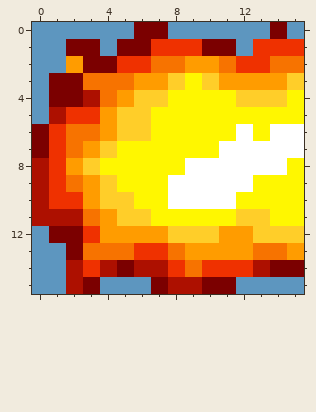
A pixel-art sprite gets an edit: game/src/main/resources/cyberpro/game/view/blast/blastLeftTip.png. That is the earlier state.
The file is 16x16 pixels.
New version:
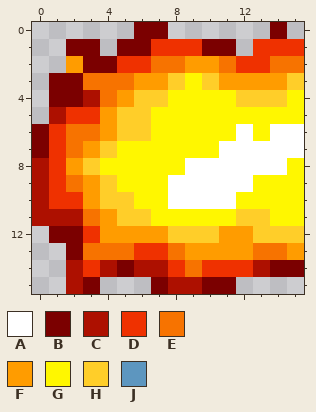
Palette (. is transparent): A #ffffff  B #7b0000  C #ad1000  D #ef3100  E #f77300  F #ff9c00  G #fff700  H #ffce29  J #5d96bf
Change:
Colour J is gone in row 0 at x 0 to 5, 8 to 13 and 15; in row 1 at x 0 to 1, 4 and 12; in row 2 at x 0 to 1; in rows 3 to 5 at x 0; in row 12 at x 0; in rows 13 to 14 at x 0 to 1.
Colour J is gone in row 15 at x 0 to 1, 4 to 6 and 12 to 15.
Changed places in both pictures, as pixel boxes (x1, y1, x2, y2):
erased: (32, 22, 304, 124)
erased: (32, 226, 151, 294)
erased: (236, 277, 304, 294)
